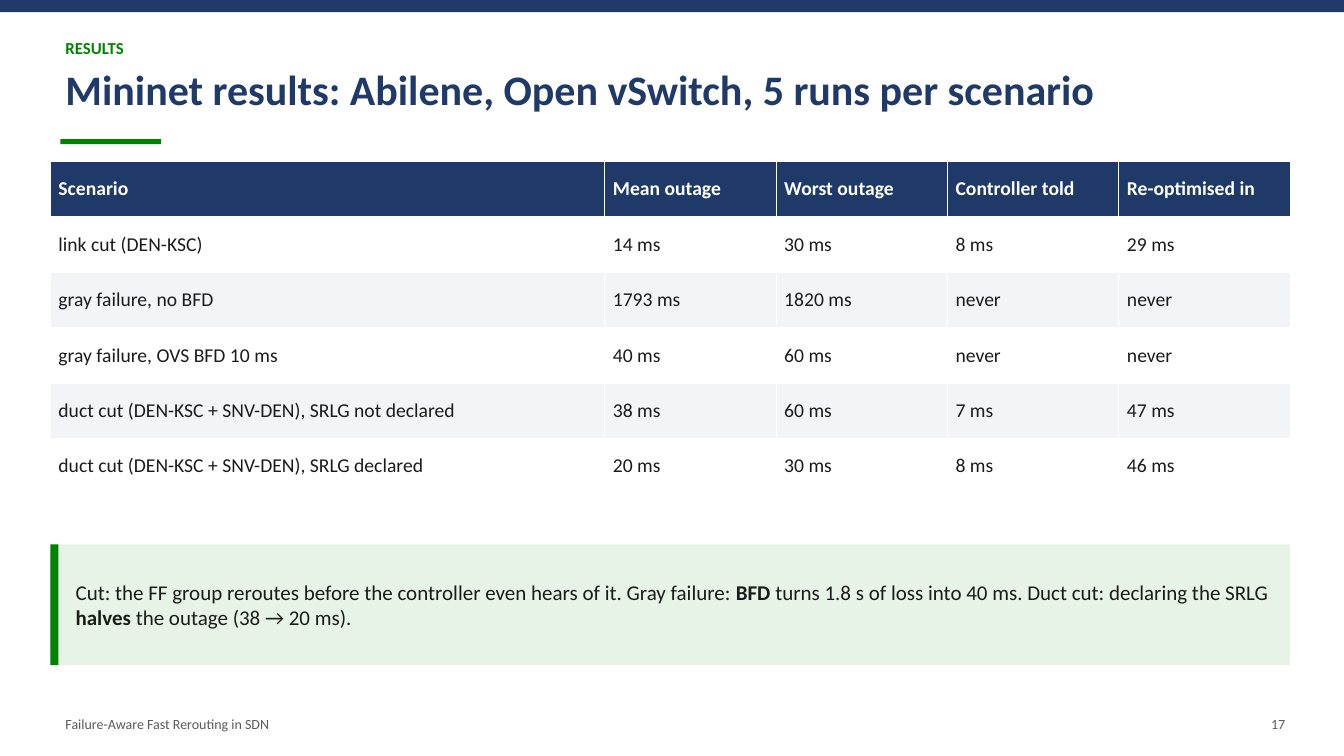
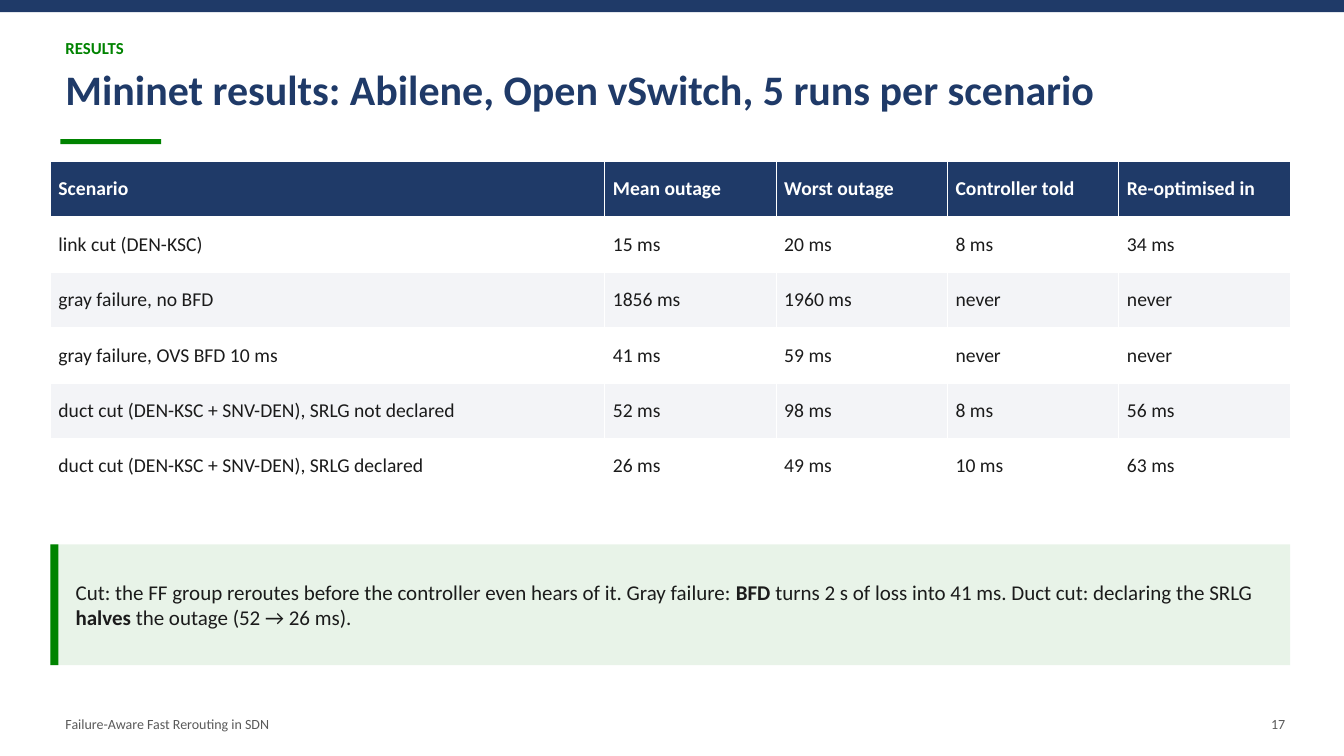
Before and after one commit to Mayank-8127/sdn_project, a slide deck: slide 17 of docs/report/FA-FRR_Presentation.pptx. Drawn at 1344x756 pixels with LibreOffice and Linux fonts; fonts in the diff are those of the drawing. Boxes give left, top, right and bottom in pixels: in the first picture for what was removed or moved away, otherwise in the second. Text is boxed around its words. In the diff, an @@ line names an element or a change of style, - is before the commit and + after.

```diff
--- a/docs/report/FA-FRR_Presentation.pptx
+++ b/docs/report/FA-FRR_Presentation.pptx
@@ table at (50, 161, 1291, 494) @@
-row 2: link cut (DEN-KSC) | 14 ms | 30 ms | 8 ms | 29 ms
+row 2: link cut (DEN-KSC) | 15 ms | 20 ms | 8 ms | 34 ms
-row 3, column 2: 1793 ms
+row 3, column 2: 1856 ms
-row 3, column 3: 1820 ms
+row 3, column 3: 1960 ms
-row 4, column 2: 40 ms
+row 4, column 2: 41 ms
-row 4, column 3: 60 ms
+row 4, column 3: 59 ms
-row 5: duct cut (DEN-KSC + SNV-DEN), SRLG not declared | 38 ms | 60 ms | 7 ms | 47 ms
+row 5: duct cut (DEN-KSC + SNV-DEN), SRLG not declared | 52 ms | 98 ms | 8 ms | 56 ms
-row 6: duct cut (DEN-KSC + SNV-DEN), SRLG declared | 20 ms | 30 ms | 8 ms | 46 ms
+row 6: duct cut (DEN-KSC + SNV-DEN), SRLG declared | 26 ms | 49 ms | 10 ms | 63 ms
@@ text at (76, 585, 1252, 629): text changed @@
-Cut: the FF group reroutes before the controller even hears of it. Gray failure: BFD turns 1.8 s of loss into 40 ms. Duct cut: declaring the SRLG halves the outage (38 → 20 ms).
+Cut: the FF group reroutes before the controller even hears of it. Gray failure: BFD turns 2 s of loss into 41 ms. Duct cut: declaring the SRLG halves the outage (52 → 26 ms).
```
Also in this commit, not shown: 3 other slides changed, 7 other files.
